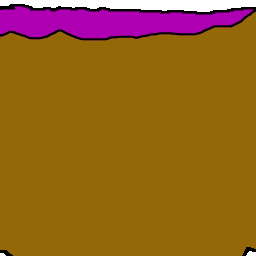
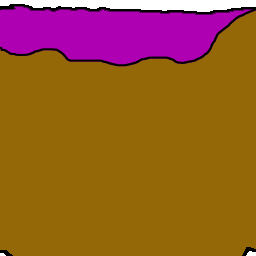
Before/after of a (256, 256) layered artwork. What changed in the layer stack:
painted on "N3XU Right" over [0, 9, 256, 67]
